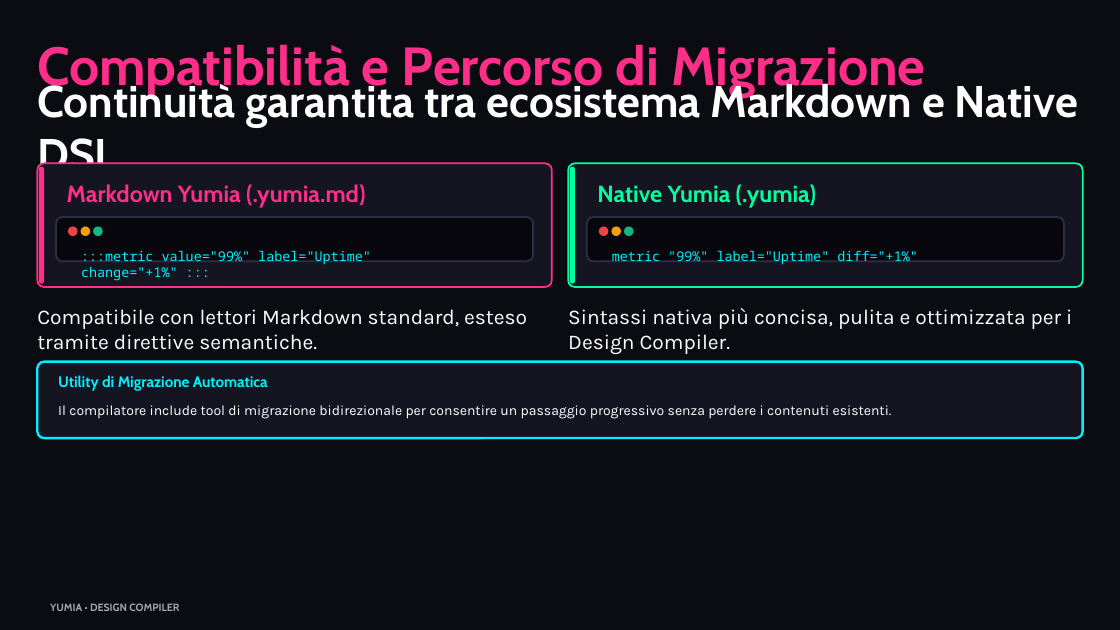
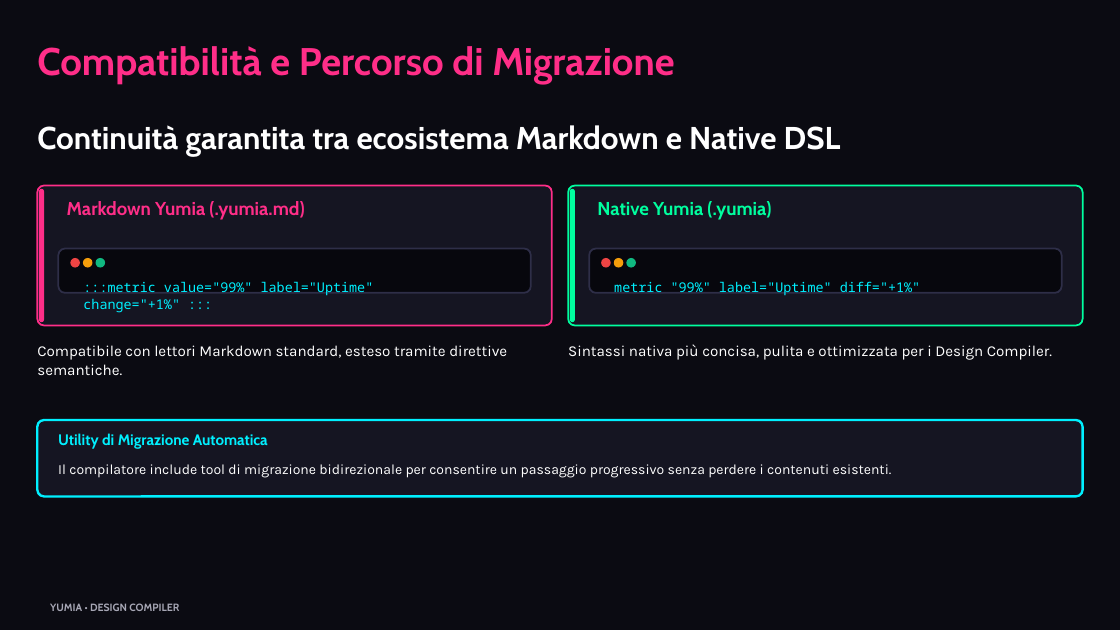
Before and after one commit to biagio-scaglia/Yumia-MD, a slide deck: slide 13 of presentation.pptx. Drawn at 1120x630 pixels with LibreOffice and Linux fonts; fonts in the diff are those of the drawing. Boxes give left, top, right and bottom in pixels: in the first picture for what was removed or moved away, otherwise in the second. Text is boxed around its words. In the diff, an @@ line names an element or a change of style, - is before the commit and + after.

Commit message:
fix(layout,pptx): stop text box collisions and refresh PDF/PPTX outputs
Widen heading/paragraph/card height estimates so PPTX glyphs no longer overlap neighbors, clamp hero paint to bounds, and regenerate the demo deck with the local 15-page PDF.

```diff
--- a/presentation.pptx
+++ b/presentation.pptx
@@ text "Compatibilità e Percorso di Migrazione" at (x1=37, y1=46, x2=674, y2=85): size 46 to 33 pt; vertical alignment middle to top @@
@@ text "Continuità garantita tra ecosistema Markdown ..." moved from (x1=37, y1=80, x2=1078, y2=181) to (x1=37, y1=125, x2=841, y2=156) @@
@@ text "Continuità garantita tra ecosistema Markdown ..." at (x1=37, y1=125, x2=841, y2=156): size 38 to 27 pt; vertical alignment middle to top @@
@@ rounded rectangle resized from (x1=37, y1=163, x2=551, y2=287) to (x1=37, y1=186, x2=551, y2=326) @@
@@ rounded rectangle at (x1=37, y1=186, x2=551, y2=326): proportions changed @@
@@ rounded rectangle resized from (x1=39, y1=166, x2=44, y2=283) to (x1=39, y1=189, x2=44, y2=323) @@
@@ text "Markdown Yumia (.yumia.md)" moved from (x1=67, y1=184, x2=366, y2=208) to (x1=67, y1=201, x2=304, y2=220) @@
@@ text "Markdown Yumia (.yumia.md)" at (x1=67, y1=201, x2=304, y2=220): size 20 to 16 pt @@
@@ rounded rectangle at (x1=568, y1=186, x2=1082, y2=326): proportions changed @@
@@ rounded rectangle resized from (x1=568, y1=163, x2=1082, y2=287) to (x1=568, y1=186, x2=1082, y2=326) @@
@@ rounded rectangle resized from (x1=570, y1=166, x2=575, y2=283) to (x1=570, y1=189, x2=575, y2=323) @@
@@ text "Native Yumia (.yumia)" at (x1=597, y1=201, x2=771, y2=220): size 20 to 16 pt @@
@@ text "Native Yumia (.yumia)" moved from (x1=597, y1=184, x2=816, y2=208) to (x1=597, y1=201, x2=771, y2=220) @@
@@ rounded rectangle resized from (x1=56, y1=217, x2=534, y2=261) to (x1=58, y1=249, x2=530, y2=293) @@
@@ rounded rectangle resized from (x1=587, y1=217, x2=1065, y2=261) to (x1=589, y1=249, x2=1061, y2=293) @@
@@ 6 ellipses moved together from (x1=69, y1=227, x2=634, y2=235) to (x1=71, y1=259, x2=635, y2=267) @@
@@ text ":::metric value="99%" label="Uptime" change="+1%" :::" moved from (x1=81, y1=251, x2=371, y2=281) to (x1=83, y1=282, x2=374, y2=313) @@
@@ text "metric "99%" label="Uptime" diff="+1%"" moved from (x1=612, y1=250, x2=918, y2=265) to (x1=614, y1=282, x2=921, y2=295) @@
@@ text "Compatibile con lettori Markdown standard, ..." moved from (x1=37, y1=309, x2=527, y2=350) to (x1=37, y1=345, x2=507, y2=375) @@
@@ text "Compatibile con lettori Markdown standard, ..." at (x1=37, y1=345, x2=507, y2=375): size 18 to 13 pt @@
@@ text "Sintassi nativa più concisa, pulita ..." at (x1=568, y1=344, x2=1052, y2=360): size 18 to 13 pt @@
@@ text "Sintassi nativa più concisa, pulita ..." moved from (x1=568, y1=308, x2=1072, y2=354) to (x1=568, y1=344, x2=1052, y2=360) @@
@@ 2 texts, 1 rounded rectangle moved together from (x1=37, y1=362, x2=1082, y2=439) to (x1=37, y1=420, x2=1082, y2=497) @@
```
Also in this commit, not shown: 14 other slides changed, 7 other files.
